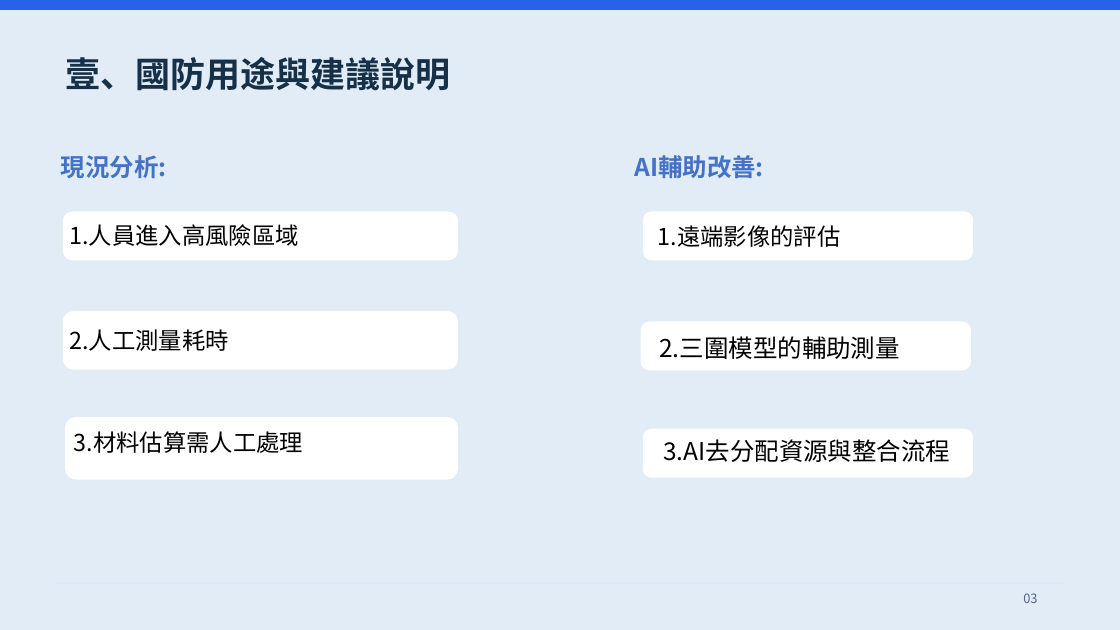
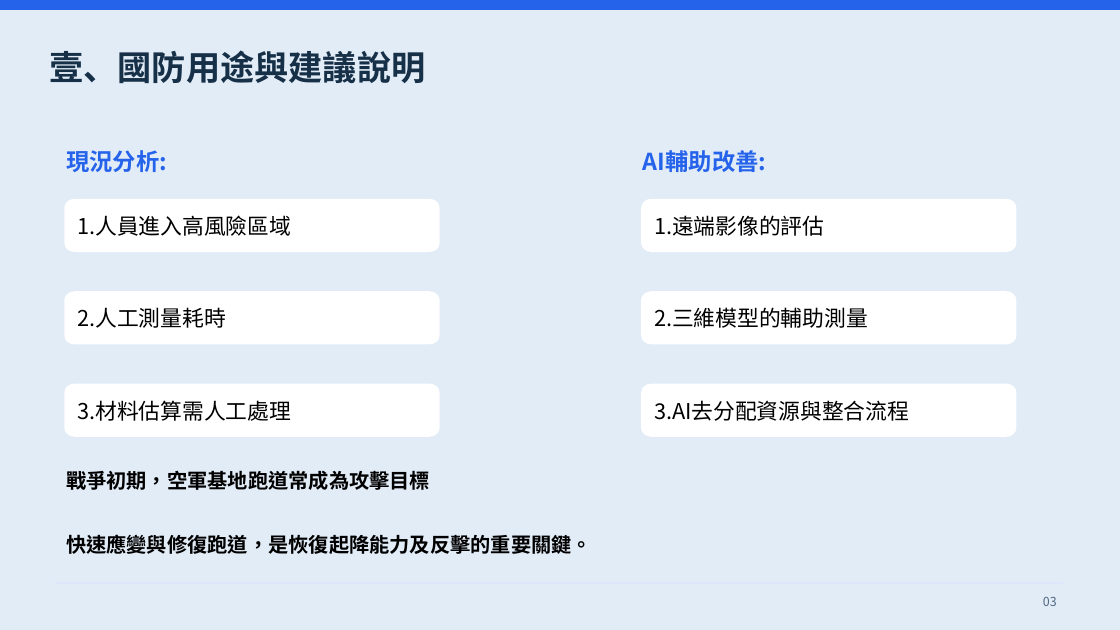
Before and after one commit to Sean970105/Sean970105, a slide deck: slide 3 of presentations/presentation.pptx. Drawn at 1120x630 pixels with LibreOffice and Linux fonts; fonts in the diff are those of the drawing. Boxes give left, top, right and bottom in pixels: in the first picture for what was removed or moved away, otherwise in the second. Text is boxed around its words. In the diff, an @@ line names an element or a change of style, - is before the commit and + after.

Commit message:
Tidy presentation layout and fix body text colors

```diff
--- a/presentations/presentation.pptx
+++ b/presentations/presentation.pptx
@@ text "壹、國防用途與建議說明": place and size @@
-text "壹、國防用途與建議說明" at <box>65,57,450,91</box>
+text "壹、國防用途與建議說明" at <box>49,50,425,83</box>
@@ text "壹、國防用途與建議說明" at <box>49,50,425,83</box>: size 45 to 44 pt; line spacing 54pt to 1.12; vertical alignment top to middle @@
@@ text "現況分析:" at <box>66,150,167,172</box>: size 31.5 to 30 pt, text colour #4472C4 to #2563EB; alignment centre to left; line spacing 37.8pt to 1.12; vertical alignment top to middle @@
@@ text "AI輔助改善:": place and size @@
-text "AI輔助改善:" at <box>634,155,764,178</box>
+text "AI輔助改善:" at <box>643,150,767,172</box>
@@ text "AI輔助改善:" at <box>643,150,767,172</box>: size 31.5 to 30 pt, text colour #4472C4 to #2563EB; alignment centre to left; line spacing 37.8pt to 1.12; vertical alignment top to middle @@
@@ freeform shape: place and size @@
-freeform shape at <box>63,212,458,260</box>
+freeform shape at <box>64,199,440,252</box>
@@ text "1.人員進入高風險區域": place and size @@
-text "1.人員進入高風險區域" at <box>69,224,298,246</box>
+text "1.人員進入高風險區域" at <box>77,215,291,236</box>
@@ freeform shape: place and size @@
-freeform shape at <box>643,212,973,260</box>
+freeform shape at <box>641,199,1016,252</box>
@@ text "1.遠端影像的評估": place and size @@
-text "1.遠端影像的評估" at <box>658,225,841,247</box>
+text "1.遠端影像的評估" at <box>654,215,824,236</box>
@@ freeform shape: place and size @@
-freeform shape at <box>63,311,458,370</box>
+freeform shape at <box>64,291,440,344</box>
@@ freeform shape: place and size @@
-freeform shape at <box>641,321,970,370</box>
+freeform shape at <box>641,291,1016,344</box>
@@ text "2.人工測量耗時": place and size @@
-text "2.人工測量耗時" at <box>69,329,228,351</box>
+text "2.人工測量耗時" at <box>77,307,226,328</box>
@@ text "2.三維模型的輔助測量" at <box>654,307,868,328</box>: vertical alignment top to middle @@
@@ text at <box>654,307,868,328</box>: text changed; size 31.5 to 28 pt @@
-2.三圍模型的輔助測量
+2.三維模型的輔助測量
@@ freeform shape: place and size @@
-freeform shape at <box>65,417,458,480</box>
+freeform shape at <box>64,384,440,437</box>
@@ freeform shape: place and size @@
-freeform shape at <box>643,429,973,478</box>
+freeform shape at <box>641,384,1016,437</box>
@@ size 30 to 28 pt; line spacing 36pt to 1.12; vertical alignment top to middle in 4 elements at <box>77,215,291,236</box>, <box>77,307,226,328</box>, <box>654,215,824,236</box>, <box>77,400,291,421</box> @@
@@ text "3.材料估算需人工處理": place and size @@
-text "3.材料估算需人工處理" at <box>74,431,303,453</box>
+text "3.材料估算需人工處理" at <box>77,400,291,421</box>
@@ text "3.AI去分配資源與整合流程": place and size @@
-text "3.AI去分配資源與整合流程" at <box>663,439,950,462</box>
+text "3.AI去分配資源與整合流程" at <box>654,400,909,421</box>
@@ text "3.AI去分配資源與整合流程" at <box>654,400,909,421</box>: size 31.5 to 28 pt; alignment centre to left; line spacing 37.8pt to 1.12; vertical alignment top to middle @@
@@ text added at <box>66,470,592,554</box>, 26 pt, text #000000, bold @@
+戰爭初期，空軍基地跑道常成為攻擊目標
+快速應變與修復跑道，是恢復起降能力及反擊的重要關鍵。
@@ text "03" at <box>1043,597,1057,606</box>: size 16.5 to 16 pt; alignment left to right; line spacing 19.8pt to 1.12; vertical alignment top to middle @@
```
Also in this commit, not shown: 11 other slides changed, 1 other file.
